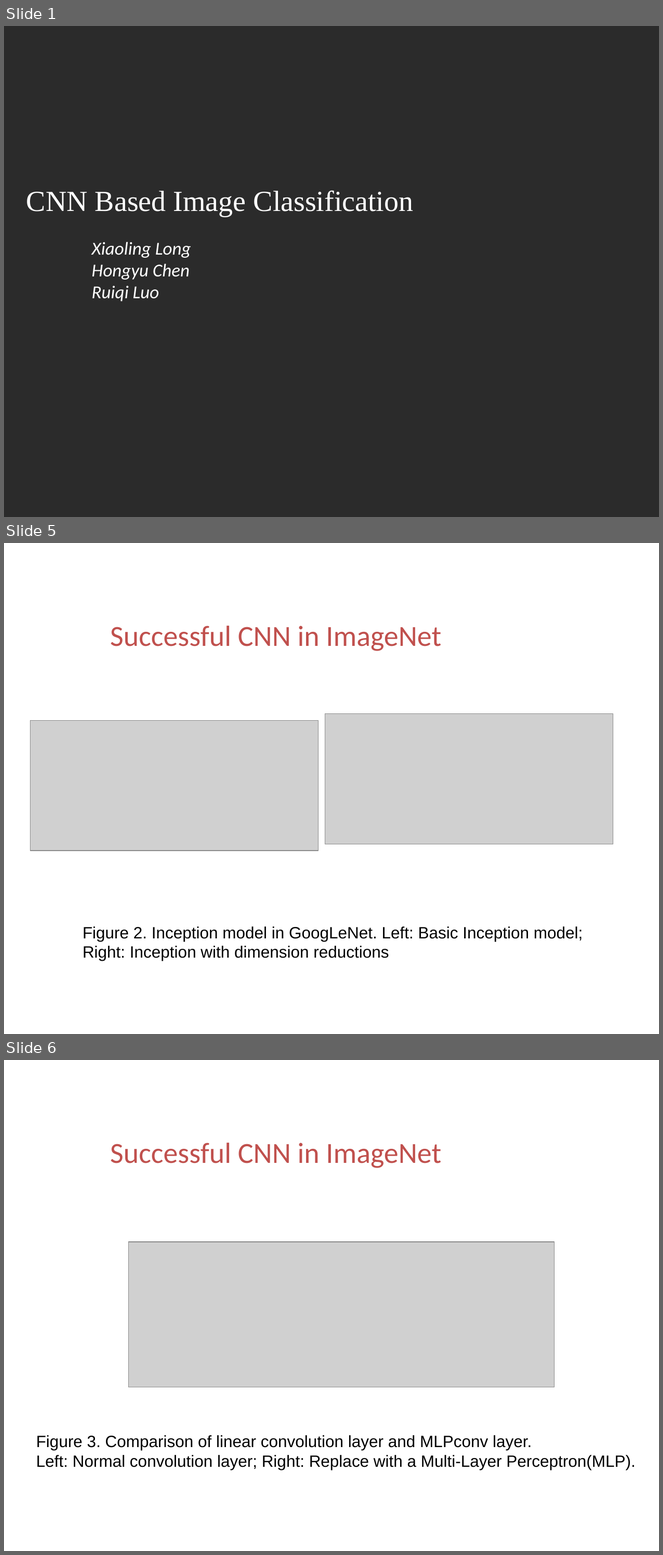
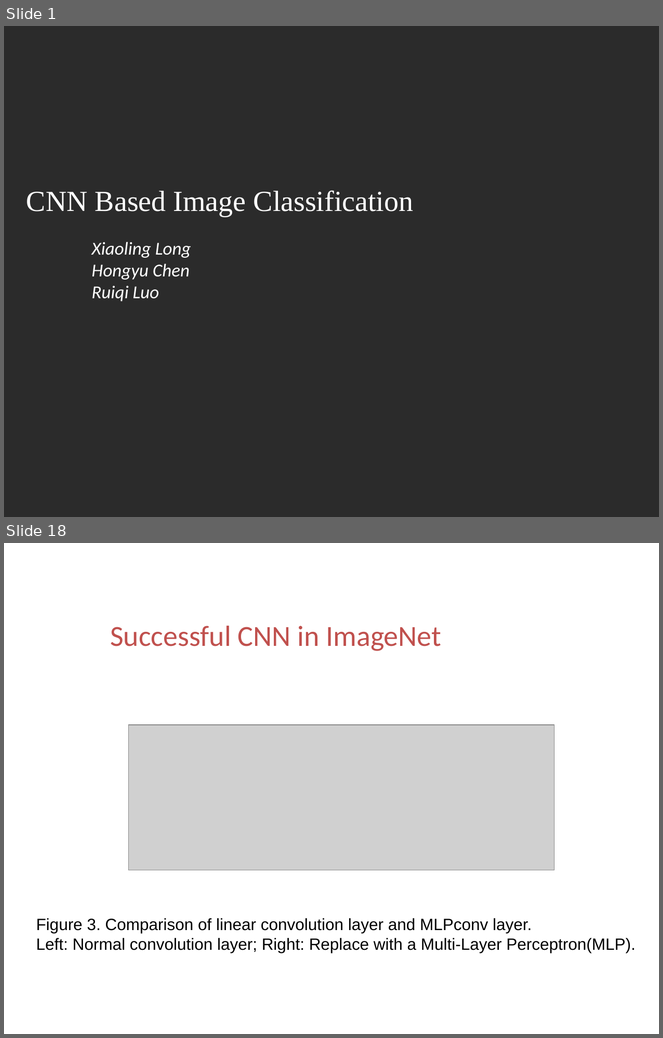
Before and after one commit to ttomchy/CV_2Project, a slide deck: presentation.pptx. Shown one above the other, each under a label of ours: slides 1, 5 and 6 before the commit, slides 1 and 18 after it; the slides between them are not shown. The pictures are 663x1555 and 663x1038 pixels, drawn with LibreOffice and Linux fonts; fonts in the diff are those of the drawing; grey boxes stand for pictures; background and template pictures are left out; a plain dark background stands for a picture behind light text. Boxes give left, top, right and bottom in pixels: in the first picture for what was removed or moved away, otherwise in the second. Text is boxed around its words. In the diff, an @@ line names an element or a change of style, - is before the commit and + after.

```diff
--- a/presentation.pptx
+++ b/presentation.pptx
@@ slide 5 removed at <box>4,543,659,1034</box>, background picture (left out) @@
@@ text removed at <box>54,616,94,653</box> @@
-02
@@ text removed at <box>110,626,441,651</box> @@
-Successful CNN in ImageNet
@@ picture removed at <box>325,714,613,845</box> @@
@@ picture removed at <box>30,720,319,851</box> @@
@@ text removed at <box>83,927,583,961</box> @@
-Figure 2. Inception model in GoogLeNet. Left: Basic Inception model;
-Right: Inception with dimension reductions
@@ what was slide 6 is now slide 18 @@
```
Also in this commit, not shown: 4 slides changed, 12 slides added, 2 other slides removed.
